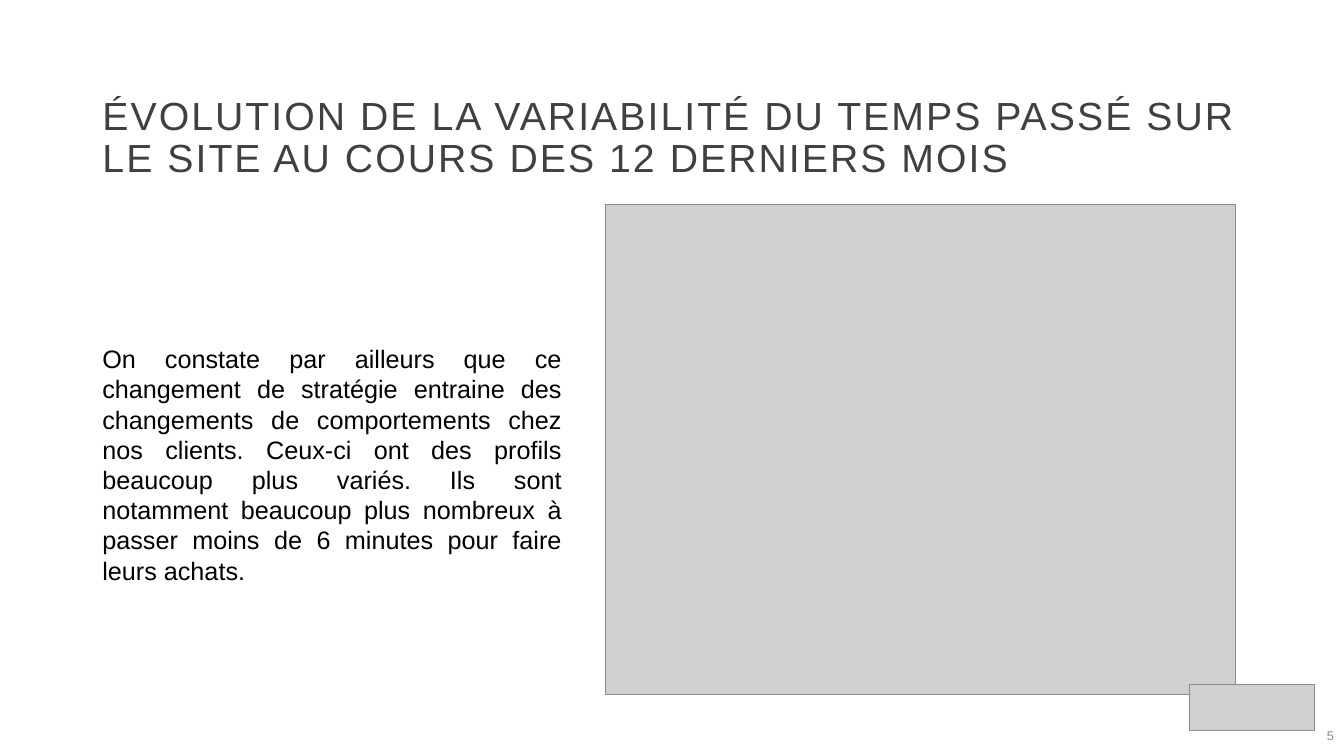
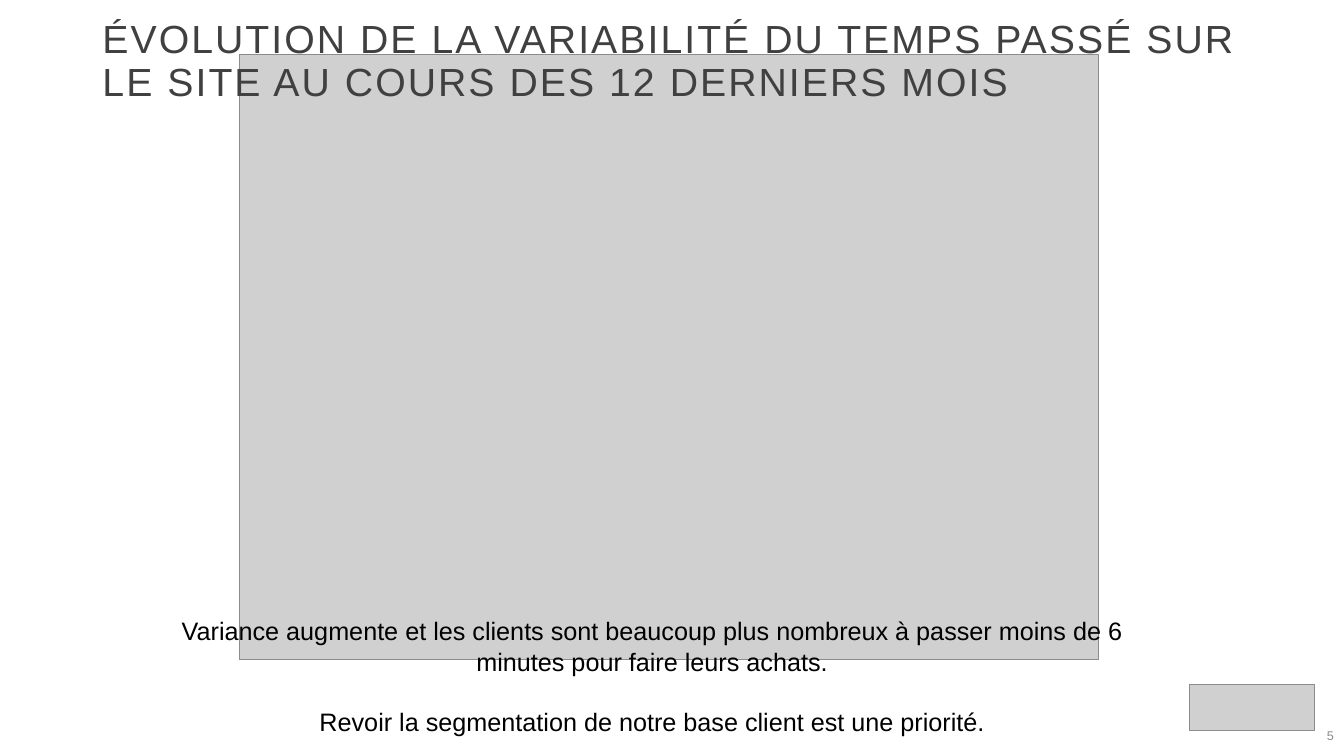
Before and after one commit to ziedbelhocine/Cours-OC, a slide deck: slide 5 of Data_Analyst/Projet_2/rapport mensuel des actions marketing.pptx. Drawn at 1344x756 pixels with LibreOffice and Linux fonts; fonts in the diff are those of the drawing; grey boxes stand for pictures; background and template pictures are left out. Boxes give left, top, right and bottom in pixels: in the first picture for what was removed or moved away, otherwise in the second. Text is boxed around its words. In the diff, an @@ line names an element or a change of style, - is before the commit and + after.

```diff
--- a/Data_Analyst/Projet_2/rapport mensuel des actions marketing.pptx
+++ b/Data_Analyst/Projet_2/rapport mensuel des actions marketing.pptx
@@ title "ÉVOLUTION DE LA VARIABILITÉ DU ..." rewrapped from [102,99,1233,173] to [102,22,1233,104] @@
@@ picture: place and size @@
-picture at [606,205,1236,695]
+picture at [239,55,1099,660]
@@ text at [182,620,1122,737]: text changed @@
-On constate par ailleurs que ce changement de stratégie entraine des changements de comportements chez nos clients. Ceux-ci ont des profils beaucoup plus variés. Ils sont notamment beaucoup plus nombreux à passer moins de 6 minutes pour faire leurs achats.
+Variance augmente et les clients sont beaucoup plus nombreux à passer moins de 6 minutes pour faire leurs achats.
+Revoir la segmentation de notre base client est une priorité.
```
Also in this commit, not shown: 4 other slides changed, 13 other files.
